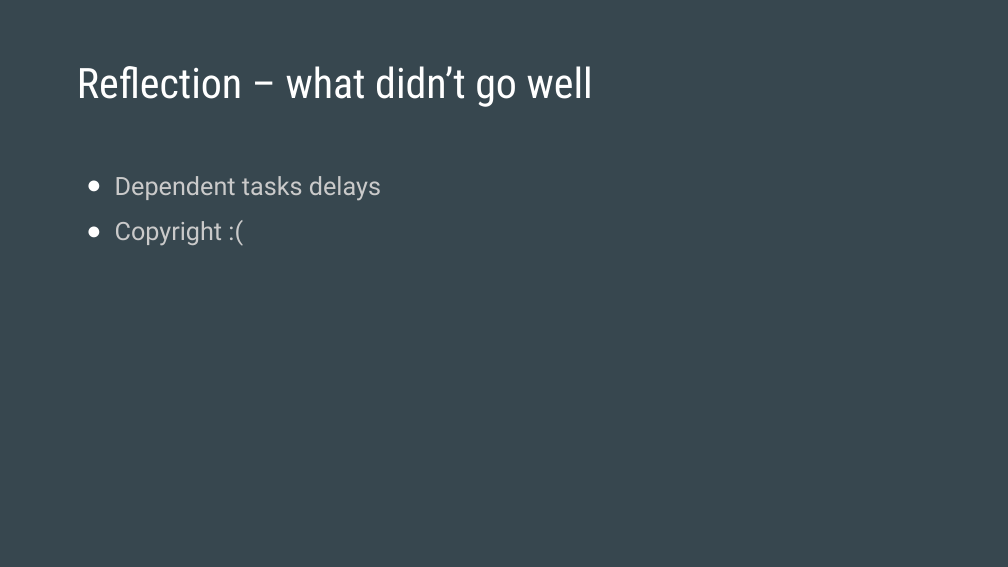
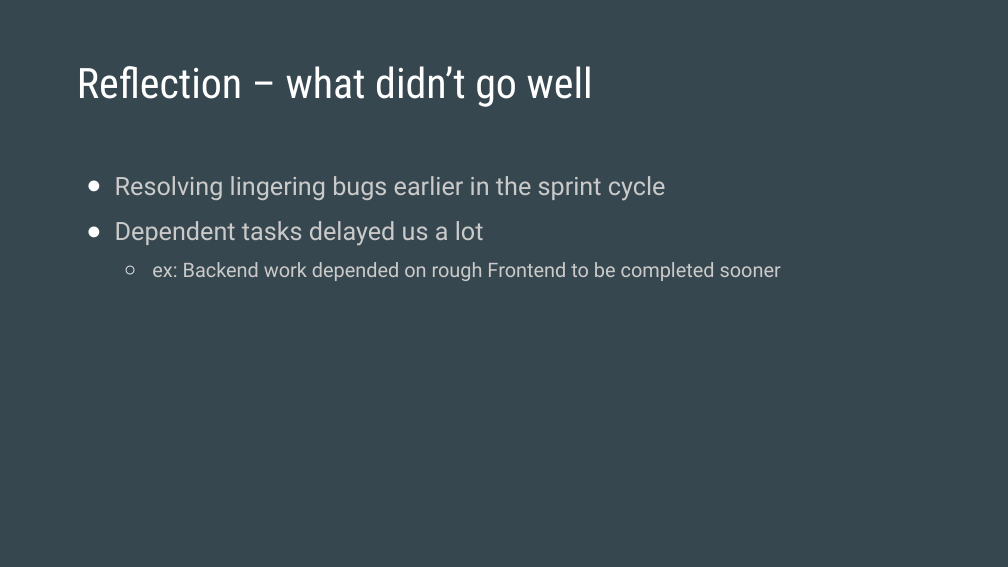
Before and after one commit to rehan-code/Game-Library-Web-App, a slide deck: slide 10 of CIS4250_Retrospective.pptx. Drawn at 1008x567 pixels with LibreOffice and Linux fonts; fonts in the diff are those of the drawing. Boxes give left, top, right and bottom in pixels: in the first picture for what was removed or moved away, otherwise in the second. Text is boxed around its words. In the diff, an @@ line names an element or a change of style, - is before the commit and + after.

```diff
--- a/CIS4250_Retrospective.pptx
+++ b/CIS4250_Retrospective.pptx
@@ text at [115,176,781,281]: text changed @@
-● Dependent tasks delays
-● Copyright :(
+● Resolving lingering bugs earlier in the sprint cycle
+● Dependent tasks delayed us a lot
+  ○ ex: Backend work depended on rough Frontend to be completed sooner
```
Also in this commit, not shown: 9 other slides changed, 2 slides added, 2 slides removed.
